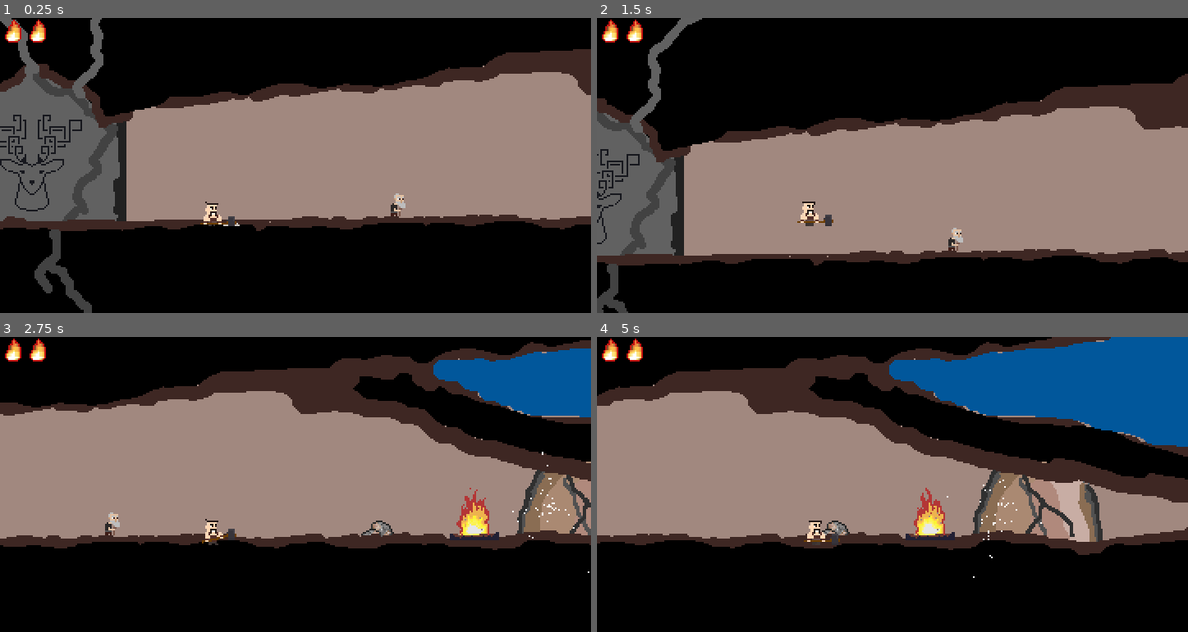
Above: before the commit, frames 1-4 (two rows, left to right).
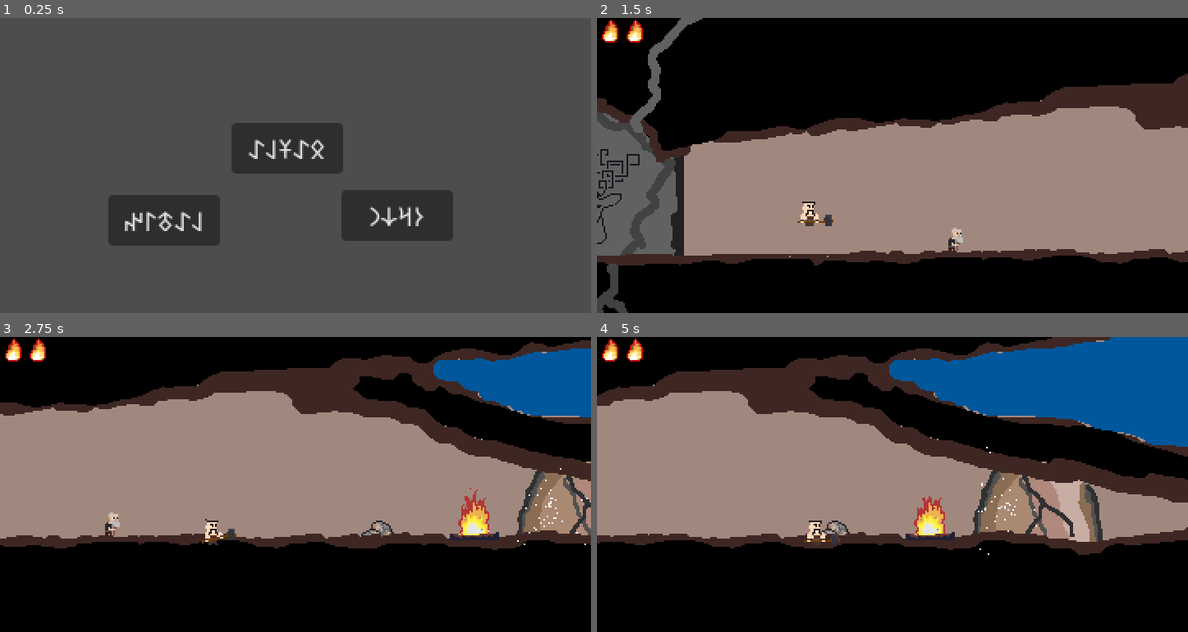
Above: after the commit, the same moments.

Repository: grapdega/deli-demir
Game: Godot game, scene res://sahneler/bolumler/main.tscn
Two runs of this game, one before a commit and one after it. Both use one fixed random seed, a clock stepped at 60 frames per second and the inputs below. Before the commit the project starts from res://sahneler/bolumler/bolum1.tscn.
Inputs (mouse positions are in pixels of both pictures, inside the frame that each line leads up to):
- Up to frame 1 (0.25 s): no input
- Up to frame 2 (1.5 s): click (886, 147) at 0.5 s, where only the run after the commit has a clickable "𐰋𐰀𐱁𐰞𐰀"; tap Enter (ui_accept) at 1.25 s; hold Right (ui_right) from 1.28 s (still down)
- Up to frame 3 (2.75 s): keep holding Right (ui_right); tap Enter (ui_accept) at 1.52, 2.27 s
- Up to frame 4 (5 s): release Right (ui_right) at 2.78 s; hold Left (ui_left) 2.78-3.53 s; hold Right (ui_right) from 3.53 s (still down); tap Enter (ui_accept) at 3.77, 4.52 s

The runs differ from the first frame. In frame 1, 90% of the frame differs, in the area x 0-100%, y 0-100%; in frame 2, nothing differs; in frame 3, 0.1%; in frame 4, 0.2%.

Commit message:
menu added

Diff:
--- a/project.godot
+++ b/project.godot
@@ -11,7 +11,7 @@
 [application]
 
 config/name="New Game Project"
-run/main_scene="uid://bhys36eakasne"
+run/main_scene="uid://dfn54cmukqgft"
 config/features=PackedStringArray("4.4", "Forward Plus")
 config/icon="res://icon.svg"
 
@@ -21,6 +21,10 @@
 window/size/viewport_height=180
 window/stretch/mode="viewport"
 window/stretch/scale_mode="integer"
+
+[gui]
+
+theme/custom_font="uid://dq6cw2smqu4rc"
 
 [input]
 
--- /dev/null
+++ b/sahneler/bolumler/main.gd
@@ -0,0 +1,29 @@
+extends Node2D
+
+func _ready() -> void:
+	_translate_otk()
+
+func _translate_otk():
+	$basla.text = "𐰋𐰀𐱁𐰞𐰀"
+	$latin.text = "𐰞𐰀𐱃𐰃𐰤"
+	$orkun.text = "𐰆𐰺𐰸𐰣"
+
+
+func _translate_latin():
+	# basla
+	$basla.text = "basla"
+	$latin.text = "latin"
+	$orkun.text = "orkun"
+
+
+
+func _on_basla_pressed() -> void:
+	get_tree().change_scene_to_file("res://sahneler/bolumler/bolum1.tscn") # Replace with function body.
+
+
+func _on_latin_pressed() -> void:
+	_translate_latin()
+
+
+func _on_orkun_pressed() -> void:
+	_translate_otk()
--- /dev/null
+++ b/sahneler/bolumler/main.tscn
@@ -0,0 +1,31 @@
+[gd_scene load_steps=2 format=3 uid="uid://dfn54cmukqgft"]
+
+[ext_resource type="Script" uid="uid://bv4aofkv2nhm2" path="res://sahneler/bolumler/main.gd" id="1_83j65"]
+
+[node name="Node2D" type="Node2D"]
+script = ExtResource("1_83j65")
+
+[node name="basla" type="Button" parent="."]
+offset_left = 141.0
+offset_top = 64.0
+offset_right = 209.0
+offset_bottom = 89.0
+text = "basla"
+
+[node name="latin" type="Button" parent="."]
+offset_left = 66.0
+offset_top = 108.0
+offset_right = 134.0
+offset_bottom = 133.0
+text = "latin"
+
+[node name="orkun" type="Button" parent="."]
+offset_left = 208.0
+offset_top = 105.0
+offset_right = 276.0
+offset_bottom = 130.0
+text = "orkun"
+
+[connection signal="pressed" from="basla" to="." method="_on_basla_pressed"]
+[connection signal="pressed" from="latin" to="." method="_on_latin_pressed"]
+[connection signal="pressed" from="orkun" to="." method="_on_orkun_pressed"]
--- a/sahneler/bolumler/test.tscn
+++ b/sahneler/bolumler/test.tscn
@@ -7,6 +7,7 @@
 [ext_resource type="Texture2D" uid="uid://210af81ns7x7" path="res://kaynak/resim/layers/far-mountains.png" id="5_wbkc0"]
 [ext_resource type="PackedScene" uid="uid://b2xc8u6mbyvst" path="res://sahneler/karakter/mob-base.tscn" id="6_70ocg"]
 [ext_resource type="Texture2D" uid="uid://bg1noia2rfi3k" path="res://kaynak/resim/cevdet.png" id="7_g4hif"]
+[ext_resource type="FontFile" uid="uid://dq6cw2smqu4rc" path="res://kaynak/Noto_Sans_Old_Turkic/NotoSansOldTurkic-Regular.ttf" id="8_w7qxu"]
 
 [sub_resource type="RectangleShape2D" id="RectangleShape2D_h5og2"]
 size = Vector2(664, 17)
@@ -78,3 +79,9 @@
 [node name="Sprite2D" type="Sprite2D" parent="ParallaxBackground3/ParallaxLayer2"]
 texture = ExtResource("5_70ocg")
 centered = false
+
+[node name="Label" type="Label" parent="."]
+offset_right = 40.0
+offset_bottom = 23.0
+theme_override_fonts/font = ExtResource("8_w7qxu")
+text = "𐱅𐰀𐰭𐰀"
--- a/sahneler/oyuncu/oyuncu.gd
+++ b/sahneler/oyuncu/oyuncu.gd
@@ -67,7 +67,8 @@
 			$areya.position.x = abs($areya.position.x) * -1
 			$"sıprayt".play_backwards("walk")
 	else:
-		$"sıprayt".play("idle")
+		if $"sıprayt".animation == "idle":
+			$"sıprayt".play("idle")
 		velocity.x = move_toward(velocity.x, 0, SPEED)
 
 	move_and_slide()
--- a/sahneler/oyuncu/oyuncu.tscn
+++ b/sahneler/oyuncu/oyuncu.tscn
@@ -1,8 +1,9 @@
-[gd_scene load_steps=15 format=3 uid="uid://qqwfi0hl7del"]
+[gd_scene load_steps=22 format=3 uid="uid://qqwfi0hl7del"]
 
 [ext_resource type="Script" uid="uid://csg2hi1qbo2st" path="res://sahneler/oyuncu/oyuncu.gd" id="1_xq5k3"]
 [ext_resource type="Texture2D" uid="uid://bih8qgnheuux5" path="res://kaynak/resim/cevdet-idle.png" id="2_mhvpp"]
 [ext_resource type="Texture2D" uid="uid://cg7br01fsna1u" path="res://kaynak/resim/cevdet-walk.png" id="3_6wtns"]
+[ext_resource type="Texture2D" uid="uid://bqnvng3c0dpq5" path="res://kaynak/resim/cevdet-attack1-Sheet.png" id="4_25cv5"]
 
 [sub_resource type="AtlasTexture" id="AtlasTexture_6wtns"]
 atlas = ExtResource("2_mhvpp")
@@ -36,6 +37,30 @@
 atlas = ExtResource("3_6wtns")
 region = Rect2(128, 0, 32, 16)
 
+[sub_resource type="AtlasTexture" id="AtlasTexture_gghhi"]
+atlas = ExtResource("4_25cv5")
+region = Rect2(0, 16, 64, 16)
+
+[sub_resource type="AtlasTexture" id="AtlasTexture_57dmq"]
+atlas = ExtResource("4_25cv5")
+region = Rect2(64, 16, 64, 16)
+
+[sub_resource type="AtlasTexture" id="AtlasTexture_1lpfd"]
+atlas = ExtResource("4_25cv5")
+region = Rect2(128, 16, 64, 16)
+
+[sub_resource type="AtlasTexture" id="AtlasTexture_hby8k"]
+atlas = ExtResource("4_25cv5")
+region = Rect2(192, 16, 64, 16)
+
+[sub_resource type="AtlasTexture" id="AtlasTexture_5xkcr"]
+atlas = ExtResource("4_25cv5")
+region = Rect2(256, 16, 64, 16)
+
+[sub_resource type="AtlasTexture" id="AtlasTexture_dqjfg"]
+atlas = ExtResource("4_25cv5")
+region = Rect2(320, 16, 64, 16)
+
 [sub_resource type="SpriteFrames" id="SpriteFrames_8825k"]
 animations = [{
 "frames": [{
@@ -48,7 +73,7 @@
 "duration": 1.0,
 "texture": SubResource("AtlasTexture_gqlhi")
 }],
-"loop": true,
+"loop": false,
 "name": &"idle",
 "speed": 5.0
 }, {
@@ -68,14 +93,32 @@
 "duration": 1.0,
 "texture": SubResource("AtlasTexture_vwap4")
 }],
-"loop": true,
+"loop": false,
 "name": &"walk",
 "speed": 10.0
 }, {
-"frames": [],
-"loop": true,
+"frames": [{
+"duration": 1.0,
+"texture": SubResource("AtlasTexture_gghhi")
+}, {
+"duration": 1.0,
+"texture": SubResource("AtlasTexture_57dmq")
+}, {
+"duration": 1.0,
+"texture": SubResource("AtlasTexture_1lpfd")
+}, {
+"duration": 1.0,
+"texture": SubResource("AtlasTexture_hby8k")
+}, {
+"duration": 1.0,
+"texture": SubResource("AtlasTexture_5xkcr")
+}, {
+"duration": 1.0,
+"texture": SubResource("AtlasTexture_dqjfg")
+}],
+"loop": false,
 "name": &"zbam",
-"speed": 5.0
+"speed": 10.0
 }]
 
 [sub_resource type="CapsuleShape2D" id="CapsuleShape2D_6wtns"]
Binary file added: kaynak/Noto_Sans_Old_Turkic/NotoSansOldTurkic-Regular.ttf
Not shown, added: kaynak/Noto_Sans_Old_Turkic/NotoSansOldTurkic-Regular.ttf.import
Not shown, added: sahneler/bolumler/main.gd.uid
Not shown: 1 places in sahneler/bolumler/test.tscn that only renumber resources
